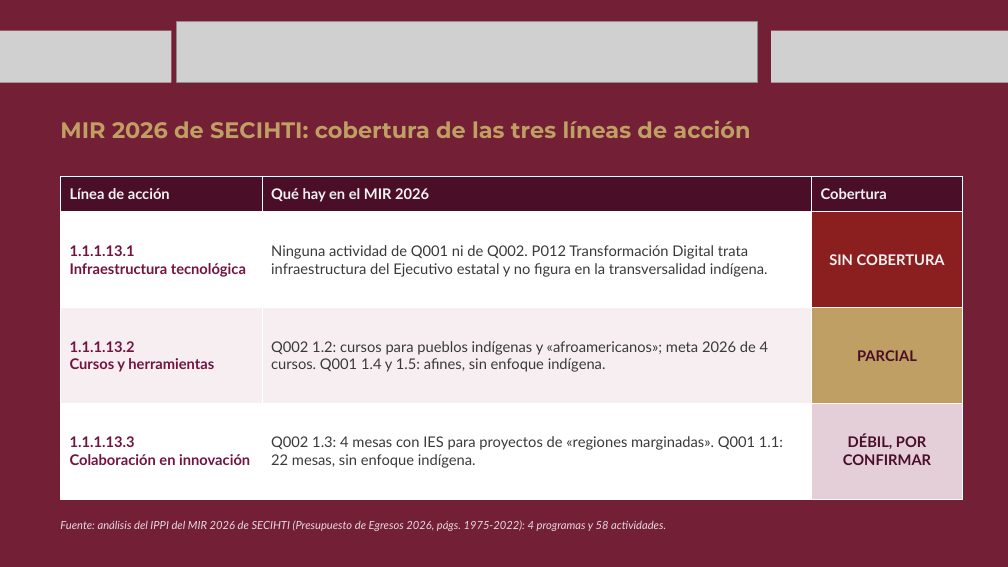
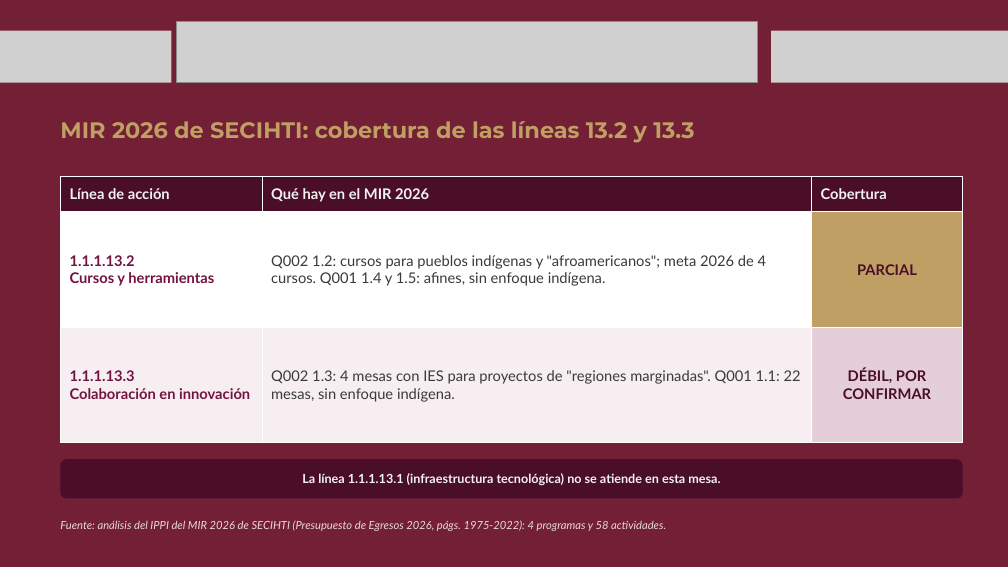
Before and after one commit to MIGUEL-TGH/proyecto-ippi, a slide deck: slide 13 of presupuesto-transversal/2026-11-04 - presentacion-mesa-tecnica-ippi-secihti.pptx. Drawn at 1008x567 pixels with LibreOffice and Linux fonts; fonts in the diff are those of the drawing; grey boxes stand for pictures; background and template pictures are left out. Boxes give left, top, right and bottom in pixels: in the first picture for what was removed or moved away, otherwise in the second. Text is boxed around its words. In the diff, an @@ line names an element or a change of style, - is before the commit and + after.

```diff
--- a/presupuesto-transversal/2026-11-04 - presentacion-mesa-tecnica-ippi-secihti.pptx
+++ b/presupuesto-transversal/2026-11-04 - presentacion-mesa-tecnica-ippi-secihti.pptx
@@ text at [60,121,694,143]: text changed @@
-MIR 2026 de SECIHTI: cobertura de las tres líneas de acción
+MIR 2026 de SECIHTI: cobertura de las líneas 13.2 y 13.3
@@ table at [60,176,963,443] @@
-row 2: 1.1.1.13.1 / Infraestructura tecnológica | Ninguna actividad de Q001 ni de Q002. P012 Transformación Digital trata infraestructura del Ejecutivo estatal y no figura en la transversalidad indígena. | SIN COBERTURA
-row 3: 1.1.1.13.2 / Cursos y herramientas | Q002 1.2: cursos para pueblos indígenas y «afroamericanos»; meta 2026 de 4 cursos. Q001 1.4 y 1.5: afines, sin enfoque indígena. | PARCIAL
-row 4: 1.1.1.13.3 / Colaboración en innovación | Q002 1.3: 4 mesas con IES para proyectos de «regiones marginadas». Q001 1.1: 22 mesas, sin enfoque indígena. | DÉBIL, POR CONFIRMAR
+row 2: 1.1.1.13.2 / Cursos y herramientas | Q002 1.2: cursos para pueblos indígenas y "afroamericanos"; meta 2026 de 4 cursos. Q001 1.4 y 1.5: afines, sin enfoque indígena. | PARCIAL
+row 3: 1.1.1.13.3 / Colaboración en innovación | Q002 1.3: 4 mesas con IES para proyectos de "regiones marginadas". Q001 1.1: 22 mesas, sin enfoque indígena. | DÉBIL, POR CONFIRMAR
@@ rounded rectangle added at [60,459,963,498], fill #4A0E28, 18 pt, text #F2F2F2, bold @@
+La línea 1.1.1.13.1 (infraestructura tecnológica) no se atiende en esta mesa.
```
Also in this commit, not shown: 13 other slides changed, 20 other files.
